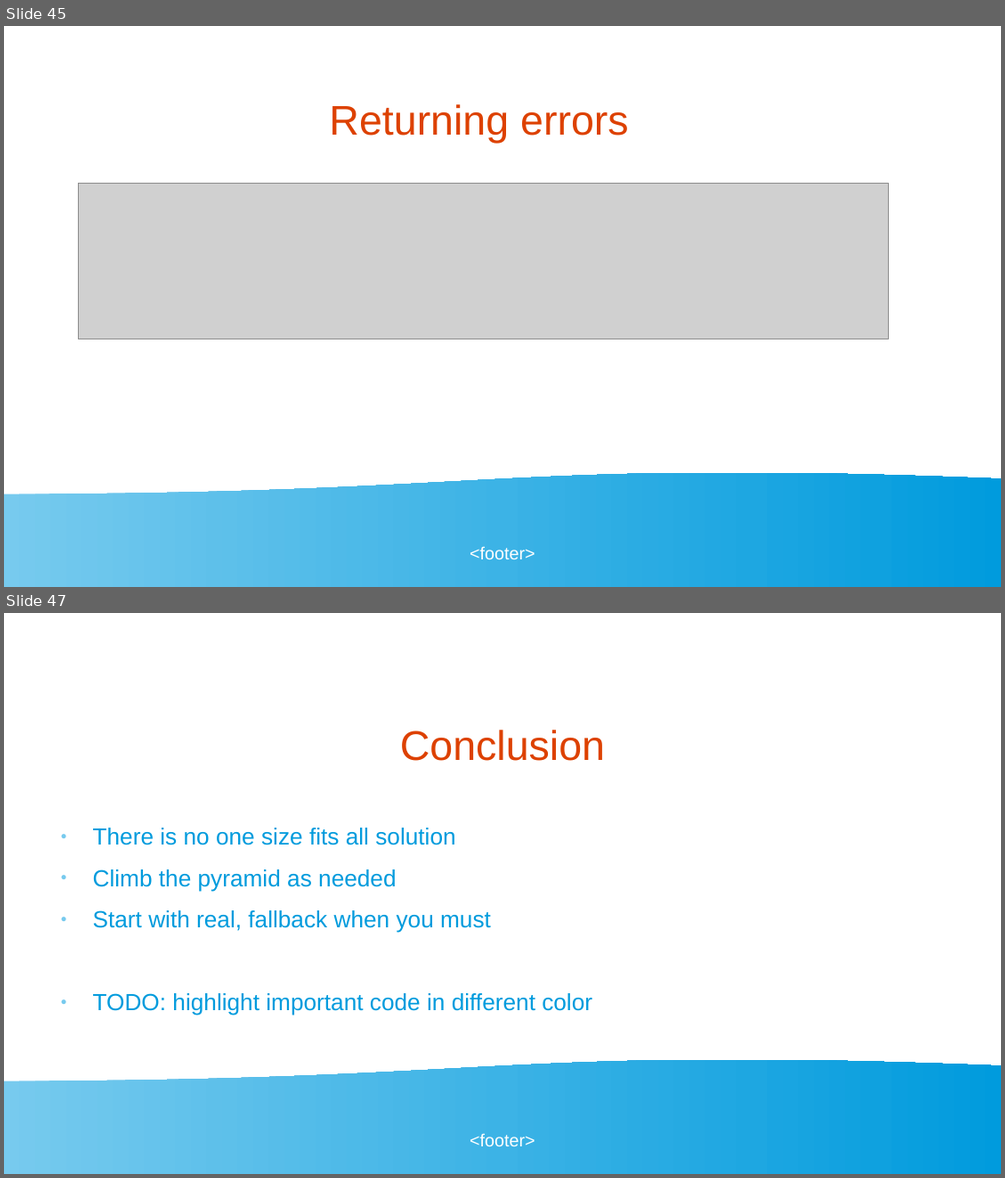
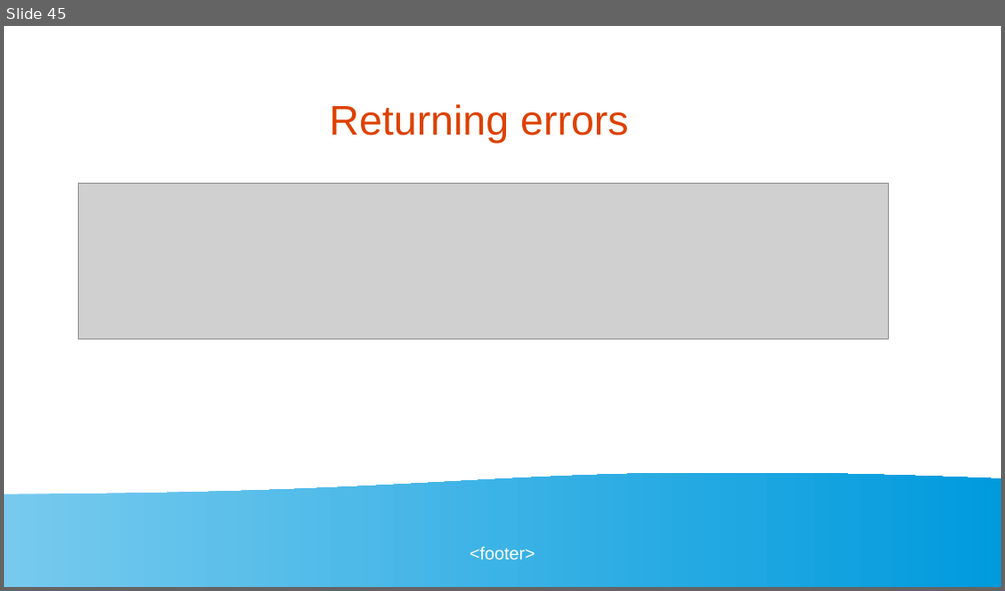
Before and after one commit to golangbot/gophercon-uk-2025-talk, a slide deck: Presentation.odp. Shown one above the other, each under a label of ours: slides 45 and 47 before the commit, slide 45 after it; the slides between them are not shown. The pictures are 1005x1178 and 1005x591 pixels, drawn with LibreOffice and Linux fonts; fonts in the diff are those of the drawing; grey boxes stand for pictures. Boxes give left, top, right and bottom in pixels: in the first picture for what was removed or moved away, otherwise in the second. Text is boxed around its words. In the diff, an @@ line names an element or a change of style, - is before the commit and + after.

```diff
--- a/Presentation.odp
+++ b/Presentation.odp
@@ slide 47 removed at (4,613,1001,1174), background #FFFFFF; not listed: 2 template elements that a slide beside it also shows @@
@@ title removed at (400,730,605,761) @@
-Conclusion
@@ text removed at (93,827,592,1015) @@
-● There is no one size fits all solution
-● Climb the pyramid as needed
-● Start with real, fallback when you must
-● TODO: highlight important code in different color
```
Also in this commit, not shown: 2 slides changed, 1 slide added.
